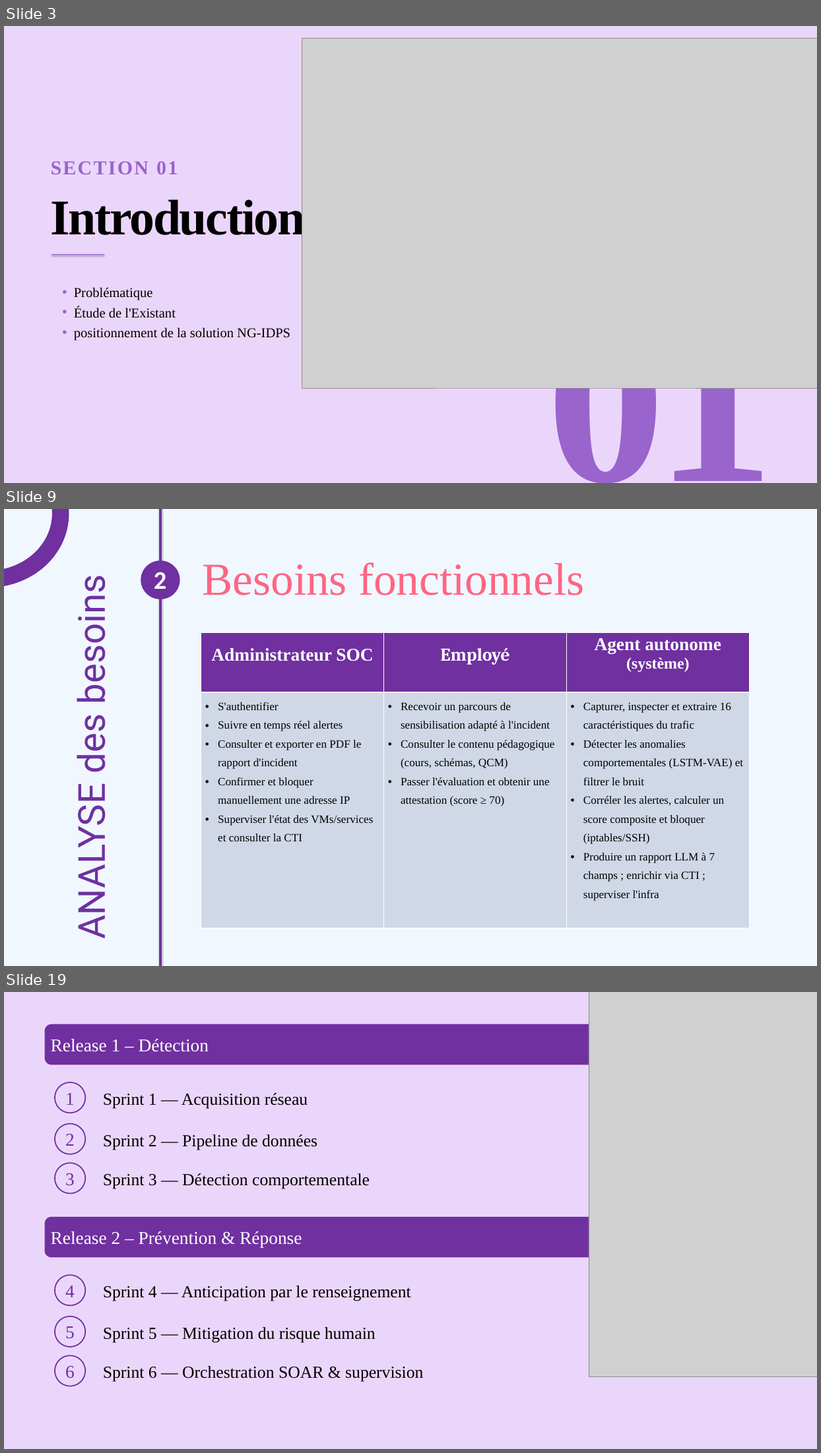
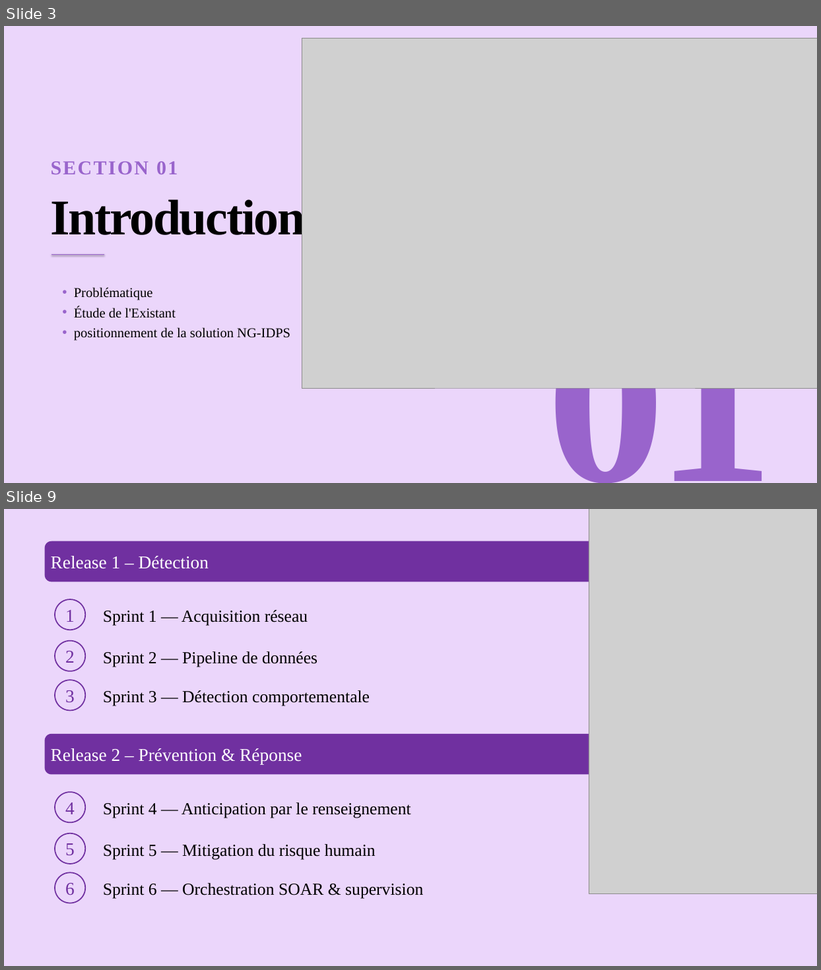
Before and after one commit to Azizos002/NG-IDPS, a slide deck: rapport/presentation-aziz-PFE.pptx. Shown one above the other, each under a label of ours: slides 3, 9 and 19 before the commit, slides 3 and 9 after it; the slides between them are not shown. The pictures are 821x1453 and 821x970 pixels, drawn with LibreOffice and Linux fonts; fonts in the diff are those of the drawing; grey boxes stand for pictures. Boxes give left, top, right and bottom in pixels: in the first picture for what was removed or moved away, otherwise in the second. Text is boxed around its words. In the diff, an @@ line names an element or a change of style, - is before the commit and + after.

```diff
--- a/rapport/presentation-aziz-PFE.pptx
+++ b/rapport/presentation-aziz-PFE.pptx
@@ slide 9 removed at (x1=4, y1=509, x2=817, y2=966), background #F0F7FE @@
@@ ellipse removed at (x1=4, y1=509, x2=61, y2=579) @@
@@ line removed from (160, 509) to (160, 966) @@
@@ ellipse removed at (x1=141, y1=561, x2=180, y2=599) @@
@@ text removed at (x1=203, y1=562, x2=584, y2=595) @@
-Besoins fonctionnels
@@ text removed at (x1=66, y1=588, x2=115, y2=935) @@
-ANALYSE des besoins
@@ text removed at (x1=154, y1=572, x2=166, y2=589) @@
-2
@@ table removed at (x1=201, y1=632, x2=749, y2=927), 2 rows, 3 columns @@
-Administrateur SOC | Employé | Agent autonome (système)
-S'authentifier / Suivre en temps réel alertes / Consulter et exporter en PDF le rapport d'incident / Confirmer et bloquer manuellement une adresse IP / Superviser l'état des VMs/services et consulter la CTI | Recevoir un parcours de sensibilisation adapté à l'incident / Consulter le contenu pédagogique (cours, schémas, QCM) / Passer l'évaluation et obtenir une attestation (score ≥ 70) | Capturer, inspecter et extraire 16 caractéristiques du trafic / Détecter les anomalies comportementales (LSTM-VAE) et filtrer le bruit / Corréler les alertes, calculer un score composite et bloquer (iptables/SSH) / Produire un rapport LLM à 7 champs ; enrichir via CTI ; superviser l'infra
@@ what was slide 19 is now slide 9 @@
```
Also in this commit, not shown: 13 slides changed, 2 slides added, 6 other slides removed, 4 other files.
